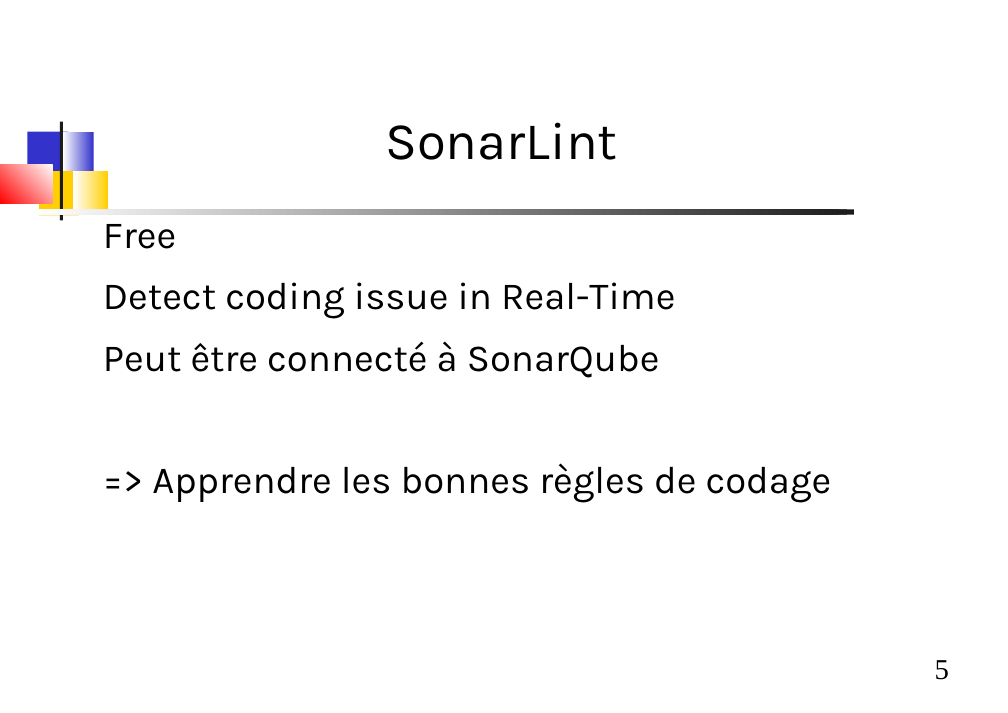
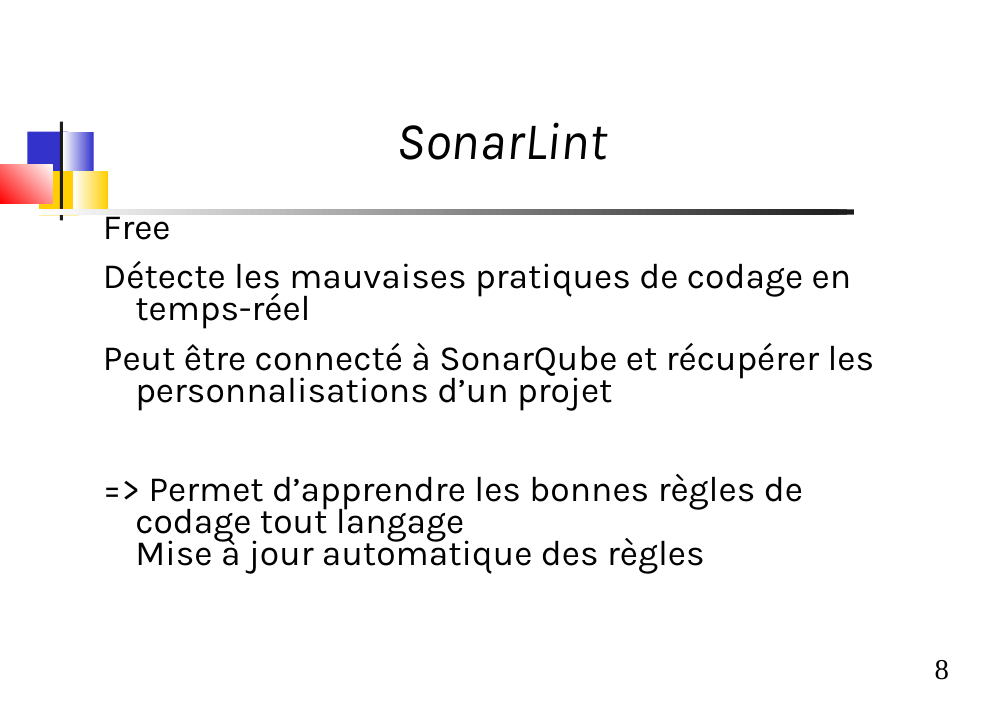
Before and after one commit to dthibau/bceao-cursus, a slide deck: slide 8 of 1_etatdeslieux/EtatDesLieux.odp (slide 5 before the commit). Drawn at 1008x713 pixels with LibreOffice and Linux fonts; fonts in the diff are those of the drawing. Boxes give left, top, right and bottom in pixels: in the first picture for what was removed or moved away, otherwise in the second. Text is boxed around its words. In the diff, an @@ line names an element or a change of style, - is before the commit and + after.

```diff
--- a/1_etatdeslieux/EtatDesLieux.odp
+++ b/1_etatdeslieux/EtatDesLieux.odp
@@ title "SonarLint" at [396, 122, 606, 160]: italic on @@
@@ text at [103, 207, 171, 240]: size 32 to 29.6 pt in "Free"; line spacing 0.96 to 0.76 @@
@@ text at [103, 261, 875, 574]: text changed; size 32 to 29.6 pt @@
-Detect coding issue in Real-Time
-Peut être connecté à SonarQube
-=> Apprendre les bonnes règles de codage
+Détecte les mauvaises pratiques de codage en temps-réel
+Peut être connecté à SonarQube et récupérer les personnalisations d’un projet
+=> Permet d’apprendre les bonnes règles de codage tout langage
+Mise à jour automatique des règles
@@ page number at [935, 660, 949, 680]: text changed @@
-5
+8
```
Also in this commit, not shown: 15 other slides changed, 2 slides added, 1 slide removed, 30 other files.
